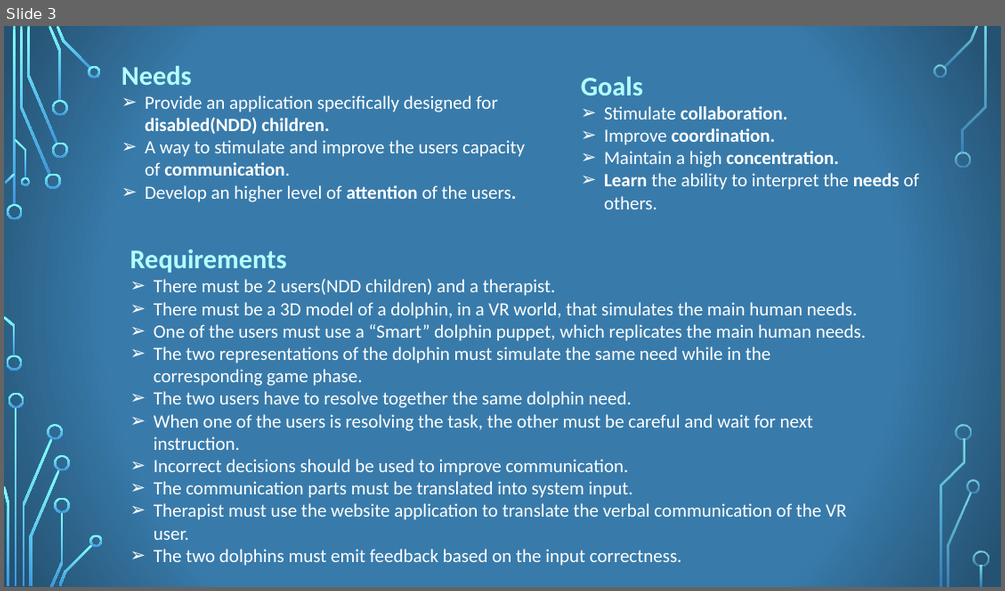
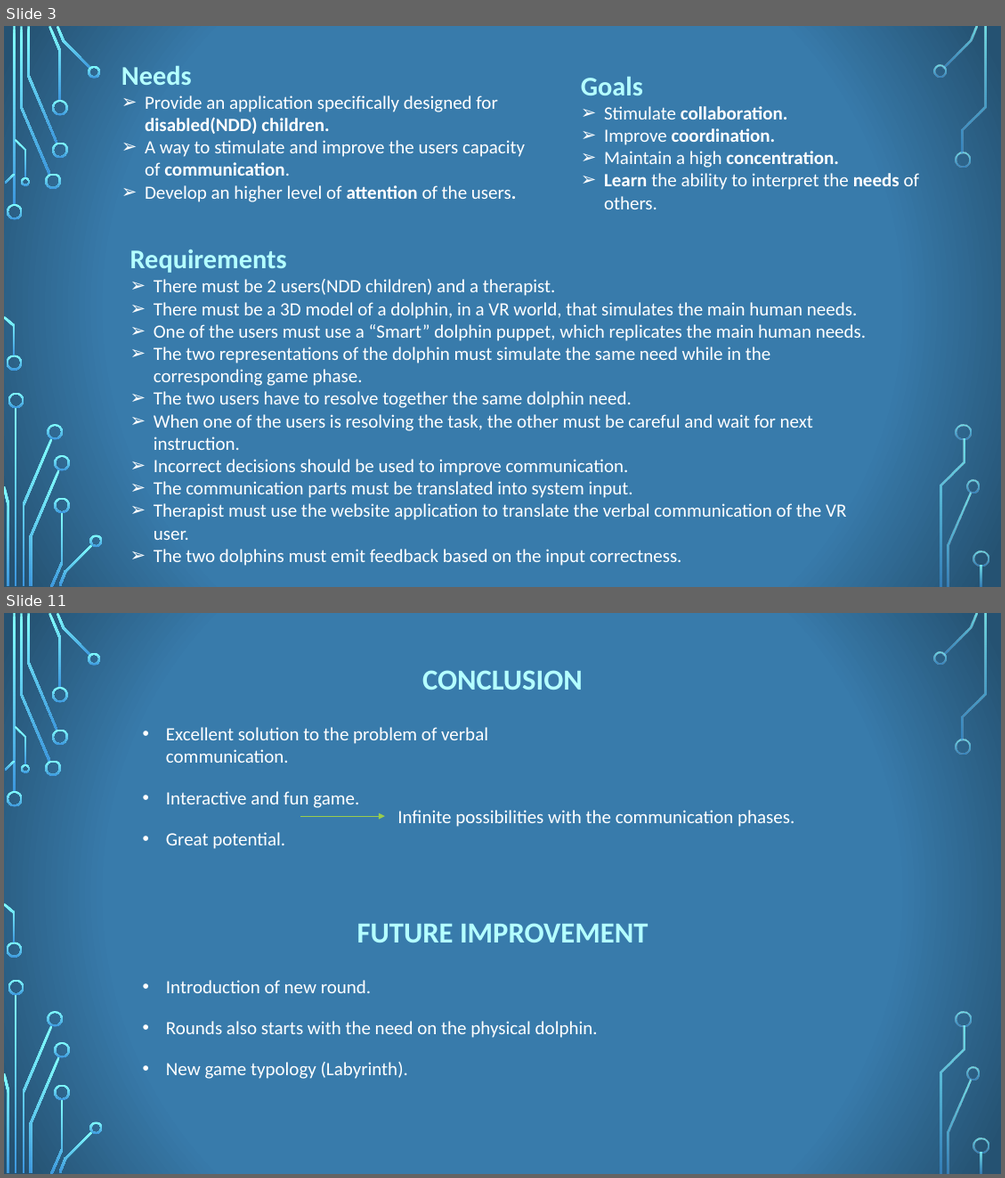
Before and after one commit to Ciuse/TamaDolphin, a slide deck: 13_TANGIBLEVR_2018_19_PITCH.pptx. Shown one above the other, each under a label of ours: slide 3 before the commit, slides 3 and 11 after it; the slides between them are not shown. The pictures are 1005x591 and 1005x1178 pixels, drawn with LibreOffice and Linux fonts; fonts in the diff are those of the drawing; background and template pictures are left out. Boxes give left, top, right and bottom in pixels: in the first picture for what was removed or moved away, otherwise in the second. Text is boxed around its words. In the diff, an @@ line names an element or a change of style, - is before the commit and + after.

```diff
--- a/13_TANGIBLEVR_2018_19_PITCH.pptx
+++ b/13_TANGIBLEVR_2018_19_PITCH.pptx
@@ slide 11 added at <box>4,613,1001,1174</box>, background picture (left out); not listed: 36 template elements that a slide beside it also shows @@
@@ text added at <box>422,670,582,690</box>, 28 pt, text #B4FFFF, bold @@
+CONCLUSION
@@ text added at <box>166,727,488,849</box>, 18 pt, text #FFFFFF @@
+• Excellent solution to the problem of verbal communication.
+• Interactive and fun game.
+• Great potential.
@@ arrow added from (301, 817) to (385, 817), #9ACD4C 0.75 pt @@
@@ text added at <box>397,810,794,827</box>, 18 pt, text #FFFFFF @@
+Infinite possibilities with the communication phases.
@@ text added at <box>357,923,647,942</box>, 28 pt, text #B4FFFF, bold @@
+FUTURE IMPROVEMENT
@@ text added at <box>166,980,598,1078</box>, 18 pt, text #FFFFFF @@
+• Introduction of new round.
+• Rounds also starts with the need on the physical dolphin.
+• New game typology (Labyrinth).
```
Also in this commit, not shown: 9 slides changed, 1 slide removed, 2 other files.
